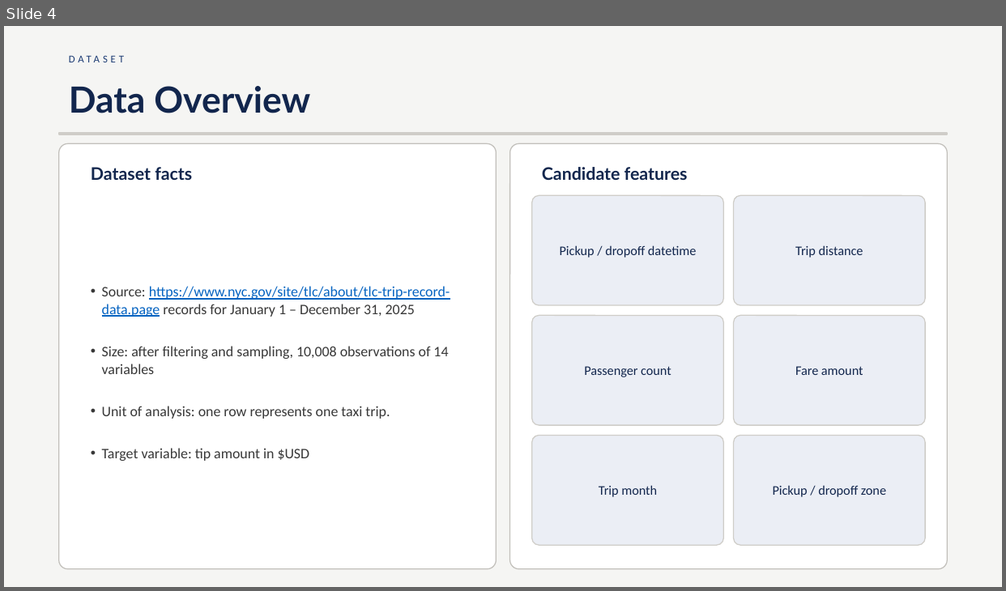
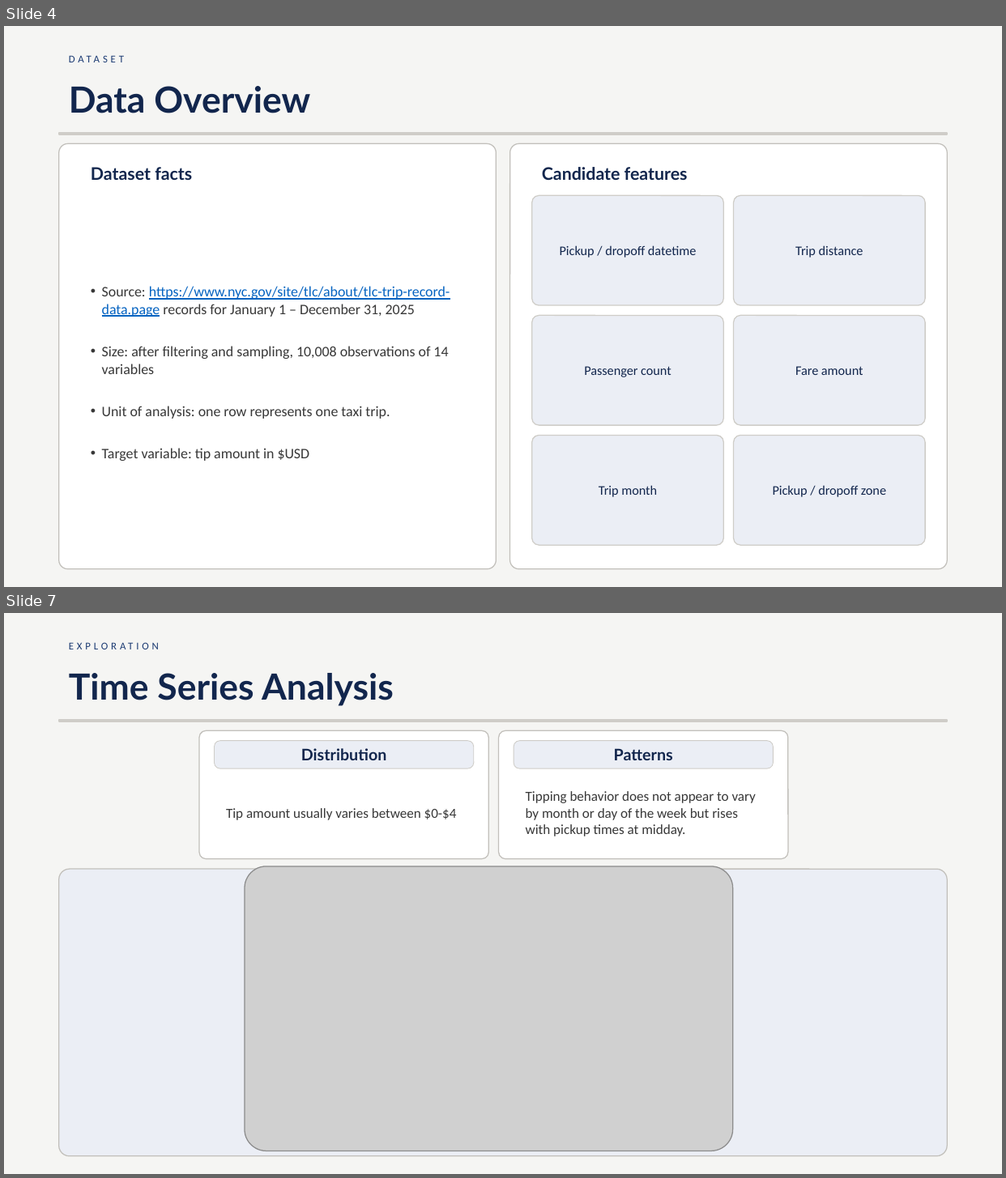
Before and after one commit to Iwestlauer/DDS-Project2, a slide deck: Project Docs/PresentationV1.pptx. Shown one above the other, each under a label of ours: slide 4 before the commit, slides 4 and 7 after it; the slides between them are not shown. The pictures are 1006x591 and 1006x1178 pixels, drawn with LibreOffice and Linux fonts; fonts in the diff are those of the drawing; grey boxes stand for pictures. Boxes give left, top, right and bottom in pixels: in the first picture for what was removed or moved away, otherwise in the second. Text is boxed around its words. In the diff, an @@ line names an element or a change of style, - is before the commit and + after.

```diff
--- a/Project Docs/PresentationV1.pptx
+++ b/Project Docs/PresentationV1.pptx
@@ slide 7 added at box(4, 613, 1002, 1174), background #F5F5F3 @@
@@ text added at box(59, 635, 947, 657), 7.5 pt, text #1C3B73 @@
+EXPLORATION
@@ text added at box(69, 673, 394, 706), 26 pt, text #12264D, bold @@
+Time Series Analysis
@@ rectangle added at box(59, 720, 947, 722), fill #CFCDC8, outline #CFCDC8 1 pt @@
@@ rounded rectangle added at box(199, 730, 489, 859), fill #FFFFFF, outline #C2C0BB 0.75 pt @@
@@ rounded rectangle added at box(499, 730, 788, 859), fill #FFFFFF, outline #C2C0BB 0.75 pt @@
@@ rounded rectangle added at box(215, 741, 474, 769), fill #EBEEF5, outline #CFCDC8 0.5 pt @@
@@ text added at box(301, 748, 387, 760), 11.5 pt, text #12264D, bold @@
+Distribution
@@ rounded rectangle added at box(514, 741, 774, 769), fill #EBEEF5, outline #CFCDC8 0.5 pt @@
@@ text added at box(614, 748, 673, 760), 11.5 pt, text #12264D, bold @@
+Patterns
@@ text added at box(526, 791, 756, 837), 10 pt, text #383838 @@
+Tipping behavior does not appear to vary by month or day of the week but rises with pickup times at midday.
@@ text added at box(226, 808, 457, 820), 10 pt, text #383838 @@
+Tip amount usually varies between $0-$4
@@ rounded rectangle added at box(59, 870, 947, 1157), fill #EBEEF5, outline #C2C0BB 0.75 pt @@
@@ picture added at box(245, 867, 732, 1151) @@
```
Also in this commit, not shown: 6 slides changed, 4 other slides added, 1 slide removed, 5 other files.
